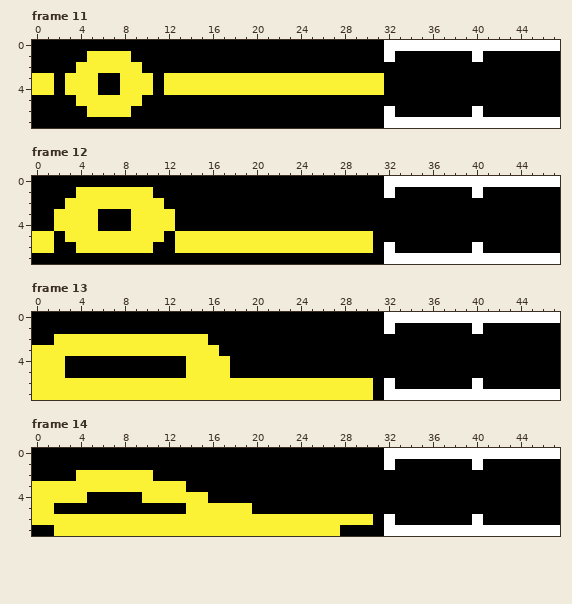
A pixel-art file gets an edit: Leds/Face designs/Animation Sprites/Power on.aseprite. Above is the file before it was changed.
48x8 pixels, 17 frames. Shown: frame 11, frame 12, frame 13, frame 14. The commit also changed other frames, which this record leaves out.
The same view after the edit:
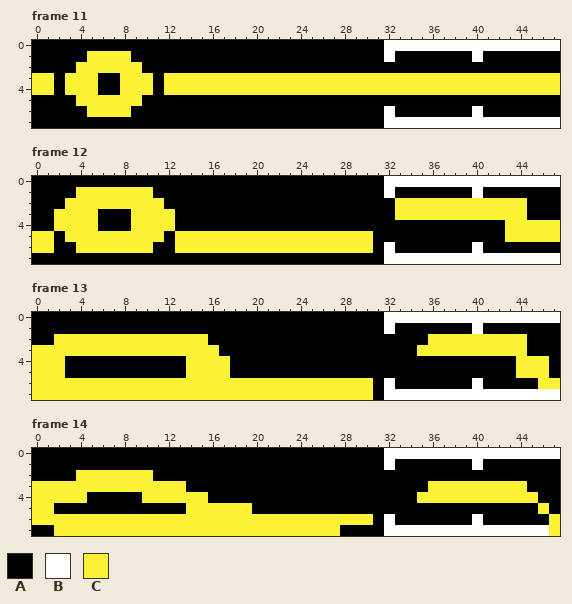
Palette (. is transparent): A #000000  B #ffffff  C #fbf236
Change:
Changed rows in their new state; - is an unchanged pixel.
Frame 11, layer "Layer 1":
first column x 32:
3 CCCCCCCCCCCCCCCC
4 CCCCCCCCCCCCCCCC
Frame 12, layer "Layer 1":
first column x 33:
2 CCCCCCCCCCCC---
3 CCCCCCCCCCCC---
4 ----------CCCCC
5 ----------CCCCC
Frame 13, layer "Layer 1":
first column x 35:
2 -CCCCCCCCC---
3 CCCCCCCCCC---
4 ---------CCC-
5 ---------CCC-
6 -----------CC
Frame 14, layer "Layer 1":
first column x 35:
3 -CCCCCCCCC---
4 CCCCCCCCCCC--
5 -----------C-
6 ------------C
7 ------------C
Changed places in both pictures, as pixel boxes (x1, y1, x2, y2):
changed: (384, 73, 560, 95)
changed: (395, 198, 560, 242)
changed: (417, 334, 560, 389)
changed: (417, 481, 560, 536)
